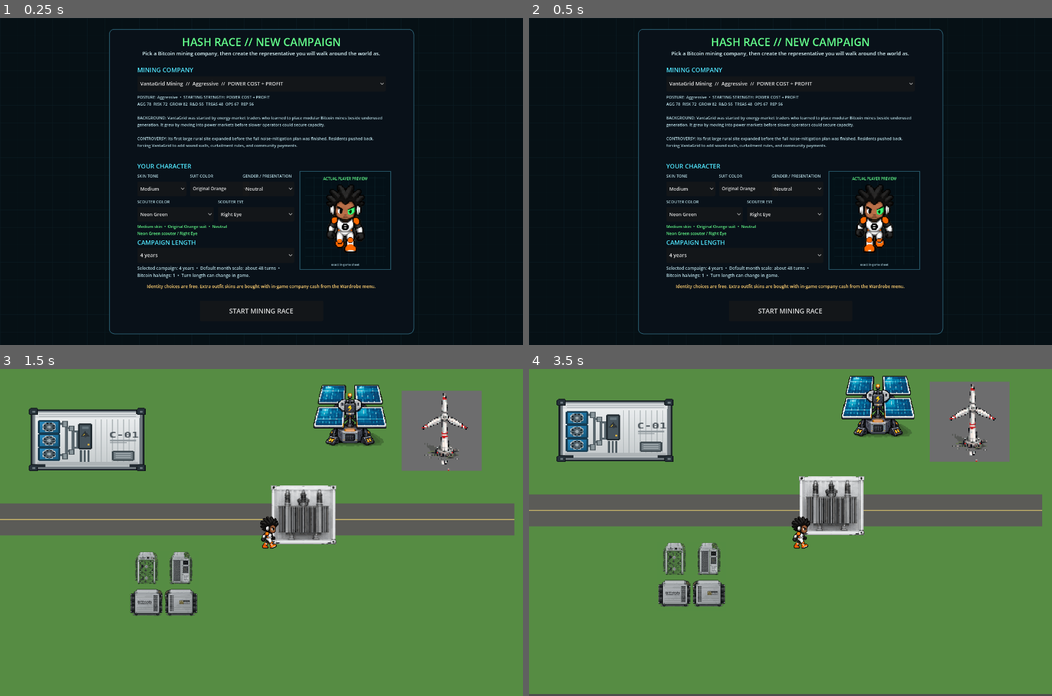
Above: before the commit, frames 1-4 (two rows, left to right).
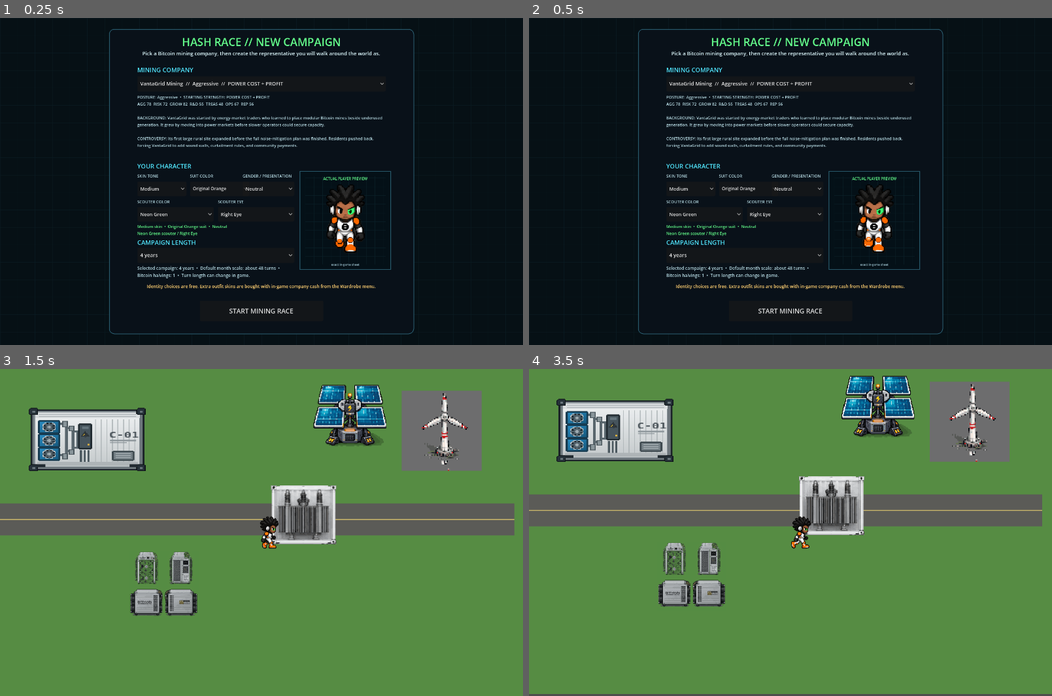
Above: after the commit, the same moments.

Repository: 1freetech/HashRace
Game: Godot game, scene res://scenes/campaign_setup.tscn
Two runs of this game, one before a commit and one after it. Both use one fixed random seed, a clock stepped at 60 frames per second and the inputs below.
Inputs (mouse positions are in pixels of both pictures, inside the frame that each line leads up to):
- Up to frame 1 (0.25 s): no input
- Up to frame 2 (0.5 s): no input
- Up to frame 3 (1.5 s): click "START MINING RACE" at 0.5 s; tap Enter (ui_accept) at 1.25 s; move the mouse to (376, 516) at 1.27 s; hold Right (ui_right) from 1.28 s (still down); tap E at 1.35 s; click (376, 516) at 1.42 s
- Up to frame 4 (3.5 s): tap Enter (ui_accept) at 1.52 s; release Right (ui_right) at 2 s; drag from (685, 548) to (764, 597) at 2.02 s; move the mouse to (842, 460) at 2.77 s; hold Right (ui_right) from 2.78 s (still down); tap 0 at 2.85 s

Frame 1 is identical in both runs. In frame 2, 0.3% of the frame differs, in the area x 62-70%, y 53-72%; in frame 3, less than 0.1%; in frame 4, 0.2%.

Commit message:
Use all visually authored walk poses for alternating stride

Diff:
--- a/Godot/scripts/default_player_sprite_sheet.gd
+++ b/Godot/scripts/default_player_sprite_sheet.gd
@@ -5,20 +5,20 @@
 const SHEET_SIZE := Vector2i(1536, 1024)
 const FRAME_SIZE := Vector2i(160, 240)
 const FOOT_ANCHOR := Vector2i(80, 232)
-const WALK_FRAME_COUNT := 4
-const EFFECTIVE_FRAME_COUNT := 20
+const WALK_FRAME_COUNT := 7
+const EFFECTIVE_FRAME_COUNT := 32
 const WALK_FPS := 8.0
 const SHEET_SHA256 := "2a05fdf8fac364b48ae4c0ca5a0a5573a0439a42c7d2c01e372986f5cfdcd211"
 
 # Keep the exact approved 32-pose source binary from current main. Runtime uses
-# five poses per direction (one idle + four walk poses) at 8 FPS.
+# eight authored poses per direction (one idle + seven visually distinct walk poses) at 8 FPS.
 const FRAME_REGIONS := {
     "down": [Rect2i(58,41,125,216), Rect2i(250,40,125,219), Rect2i(434,41,125,217), Rect2i(618,40,124,218), Rect2i(803,41,124,217), Rect2i(983,40,125,218), Rect2i(1167,40,124,219), Rect2i(1354,40,124,218)],
     "left": [Rect2i(60,273,131,221), Rect2i(251,273,128,221), Rect2i(436,273,131,221), Rect2i(618,273,135,221), Rect2i(803,274,131,221), Rect2i(988,273,130,221), Rect2i(1170,274,133,220), Rect2i(1354,274,128,220)],
     "right": [Rect2i(54,511,132,225), Rect2i(246,511,133,225), Rect2i(432,511,133,225), Rect2i(614,511,133,225), Rect2i(802,511,134,225), Rect2i(985,511,137,225), Rect2i(1161,511,142,225), Rect2i(1355,511,133,225)],
     "up": [Rect2i(56,745,131,222), Rect2i(245,745,130,225), Rect2i(431,745,128,225), Rect2i(614,745,130,225), Rect2i(798,745,129,225), Rect2i(979,745,131,225), Rect2i(1163,745,133,225), Rect2i(1354,745,130,222)],
 }
-const EFFECTIVE_SOURCE_INDICES := [0, 1, 3, 5, 7]
+const EFFECTIVE_SOURCE_INDICES := [0, 1, 2, 3, 4, 5, 6, 7]
 
 static func load_texture() -> Texture2D:
     if ResourceLoader.exists(SHEET_PATH):
@@ -43,7 +43,7 @@
 
     # Work only inside the 32 exact source regions. This keeps transparent
     # spacing and every pixel outside a character crop visually untouched. The
-    # runtime uses five exact poses per direction, so only those 20 regions need
+    # runtime uses all eight authored poses per direction, so all 32 regions need
     # a derived palette texture.
     for facing in ["down", "left", "right", "up"]:
         var regions: Array = FRAME_REGIONS[facing]
@@ -92,7 +92,7 @@
     for facing in ["down", "left", "right", "up"]:
         var regions: Array = FRAME_REGIONS[facing]
         _add_animation(frames, StringName("idle_" + facing), texture, [regions[0]], 1.0, true)
-        var walk_regions: Array = [regions[1], regions[3], regions[5], regions[7]]
+        var walk_regions: Array = [regions[1], regions[2], regions[3], regions[4], regions[5], regions[6], regions[7]]
         _add_animation(frames, StringName("walk_" + facing), texture, walk_regions, WALK_FPS, true)
     return frames
 
